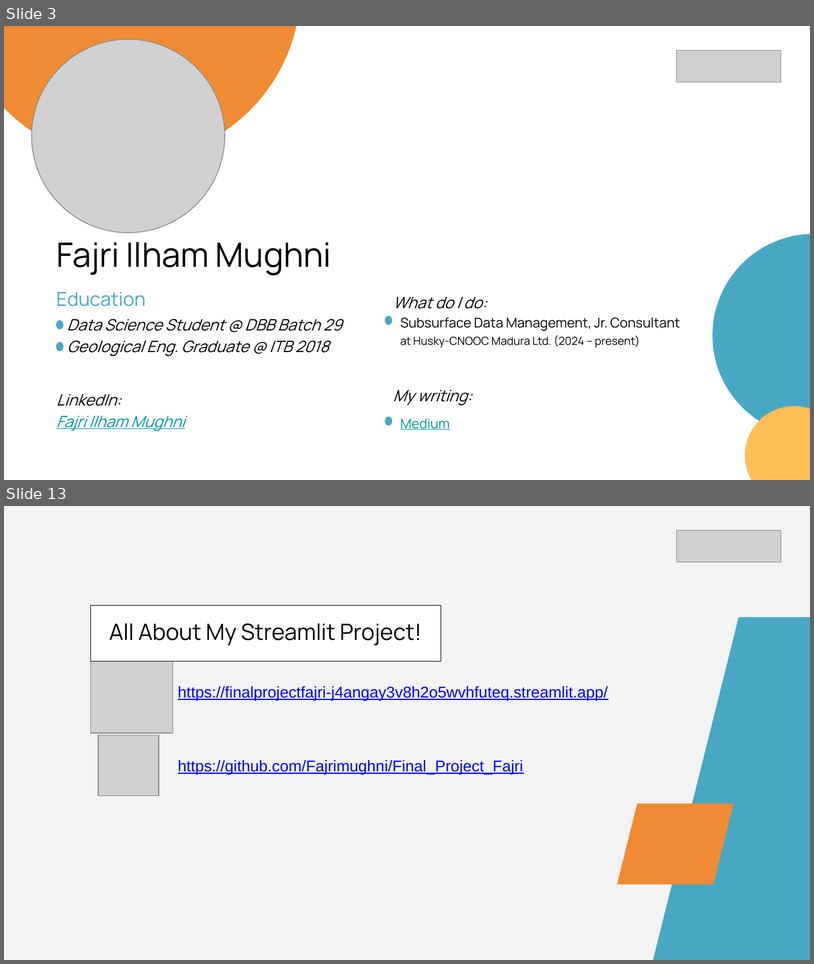
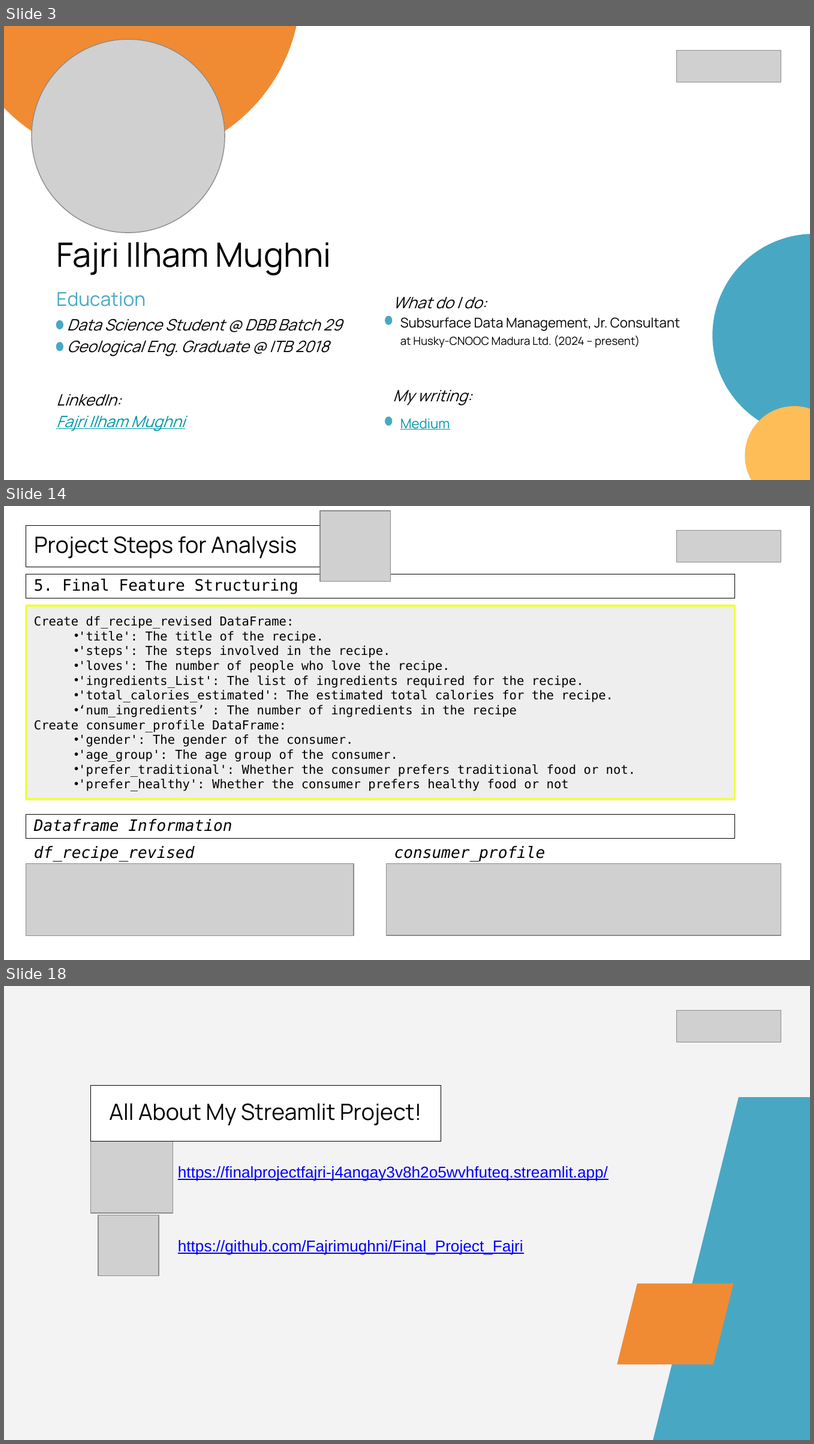
Before and after one commit to Fajrimughni/Final_Project_Fajri, a slide deck: Presentasi Final Project Data Analyst-Fajri Ilham Mughni.pptx. Shown one above the other, each under a label of ours: slides 3 and 13 before the commit, slides 3, 14 and 18 after it; the slides between them are not shown. The pictures are 814x964 and 814x1444 pixels, drawn with LibreOffice and Linux fonts; fonts in the diff are those of the drawing; grey boxes stand for pictures. Boxes give left, top, right and bottom in pixels: in the first picture for what was removed or moved away, otherwise in the second. Text is boxed around its words. In the diff, an @@ line names an element or a change of style, - is before the commit and + after.

```diff
--- a/Presentasi Final Project Data Analyst-Fajri Ilham Mughni.pptx
+++ b/Presentasi Final Project Data Analyst-Fajri Ilham Mughni.pptx
@@ slide 14 added at bbox=[4, 506, 810, 960], background #FFFFFF @@
@@ picture added at bbox=[320, 511, 391, 582] @@
@@ rectangle added at bbox=[26, 525, 320, 567], fill #FFFFFF, outline #000000 0.75 pt, 20 pt, text #000000 @@
+Project Steps for Analysis
@@ picture added at bbox=[677, 530, 782, 562] @@
@@ rectangle added at bbox=[26, 574, 735, 599], outline #000000 0.75 pt, 14 pt, text #000000 @@
+5. Final Feature Structuring
@@ rectangle added at bbox=[26, 605, 735, 799], fill #EEEEEE, outline #EEFF41 2 pt, 11 pt, text #000000 @@
+Create df_recipe_revised DataFrame:
+  • 'title': The title of the recipe.
+  • 'steps': The steps involved in the recipe.
+  • 'loves': The number of people who love the recipe.
+  • 'ingredients_List': The list of ingredients required for the recipe.
+  • 'total_calories_estimated': The estimated total calories for the recipe.
+  • ‘num_ingredients’ : The number of ingredients in the recipe
+Create consumer_profile DataFrame:
+  • 'gender': The gender of the consumer.
+  • 'age_group': The age group of the consumer.
+  • 'prefer_traditional': Whether the consumer prefers traditional food or not.
+  • 'prefer_healthy': Whether the consumer prefers healthy food or not
@@ rectangle added at bbox=[26, 814, 735, 838], outline #000000 0.75 pt, 14 pt, text #000000, italic @@
+Dataframe Information
@@ group added at bbox=[26, 846, 782, 935]: 2 pictures, 2 texts @@
+df_recipe_revised
+consumer_profile
@@ what was slide 13 is now slide 18 @@
```
Also in this commit, not shown: 6 slides changed, 9 other slides added, 5 slides removed, 3 other files.
